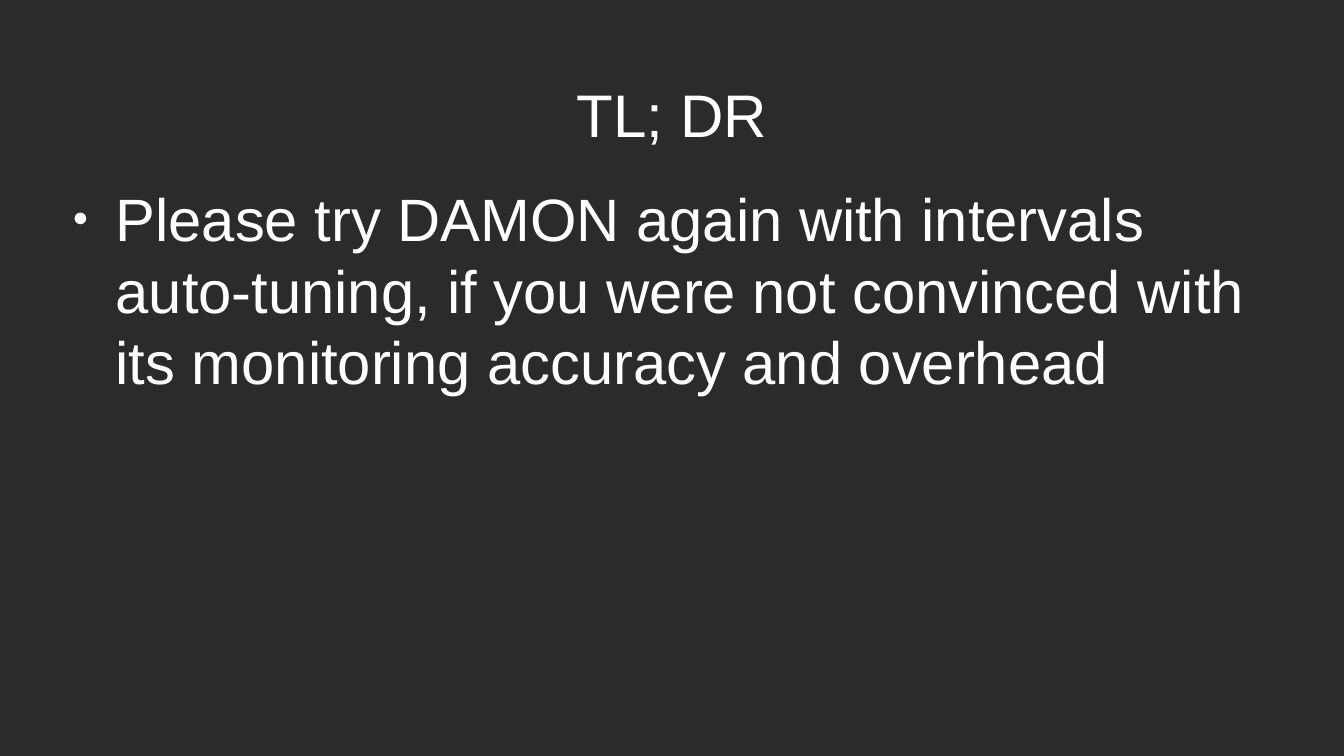
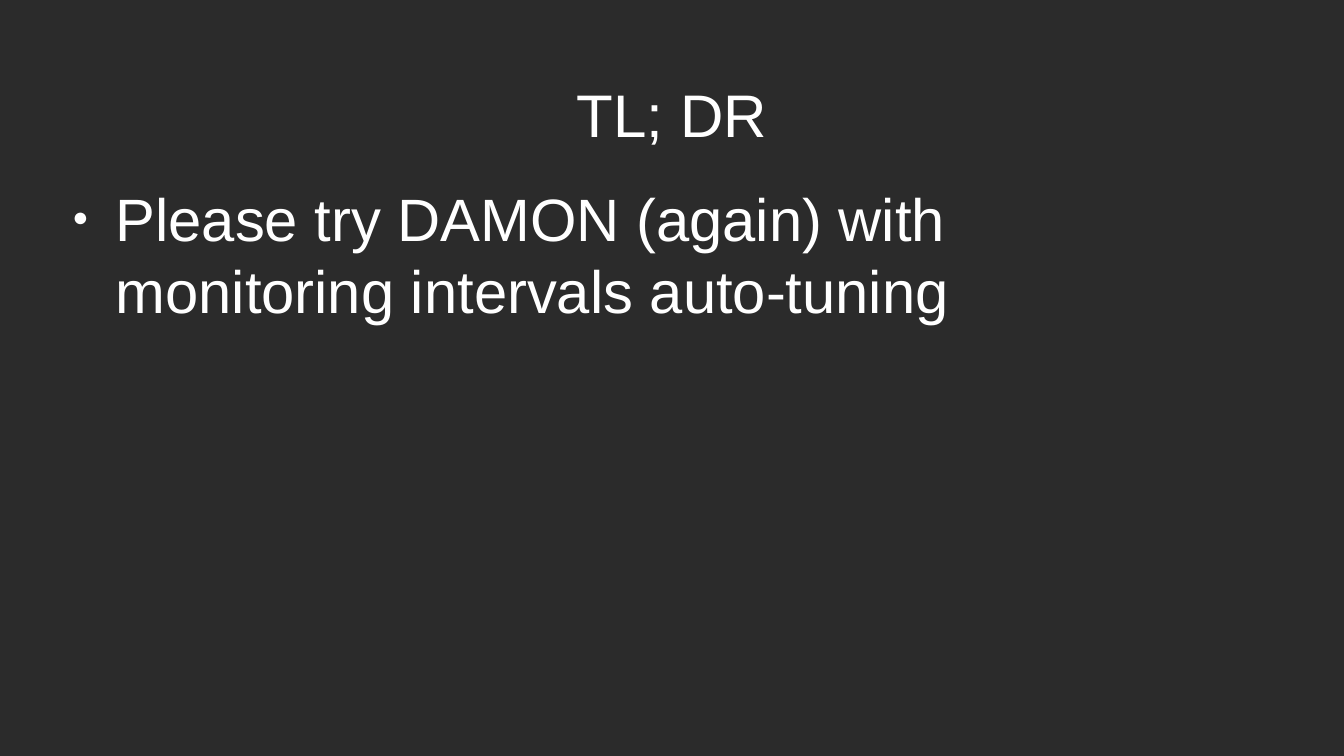
Before and after one commit to damonitor/talks, a slide deck: slide 2 of 2025/ossna/damon_ossna25.odp. Drawn at 1344x756 pixels with LibreOffice and Linux fonts; fonts in the diff are those of the drawing; background and template pictures are left out; a plain dark background stands for a picture behind light text. Boxes give left, top, right and bottom in pixels: in the first picture for what was removed or moved away, otherwise in the second. Text is boxed around its words. In the diff, an @@ line names an element or a change of style, - is before the commit and + after.

```diff
--- a/2025/ossna/damon_ossna25.odp
+++ b/2025/ossna/damon_ossna25.odp
@@ text at (116, 197, 949, 324): text changed @@
-● Please try DAMON again with intervals auto-tuning, if you were not convinced with its monitoring accuracy and overhead
+● Please try DAMON (again) with
+  monitoring intervals auto-tuning
```
Also in this commit, not shown: 17 other slides changed, 2 slides removed, 1 other file.
